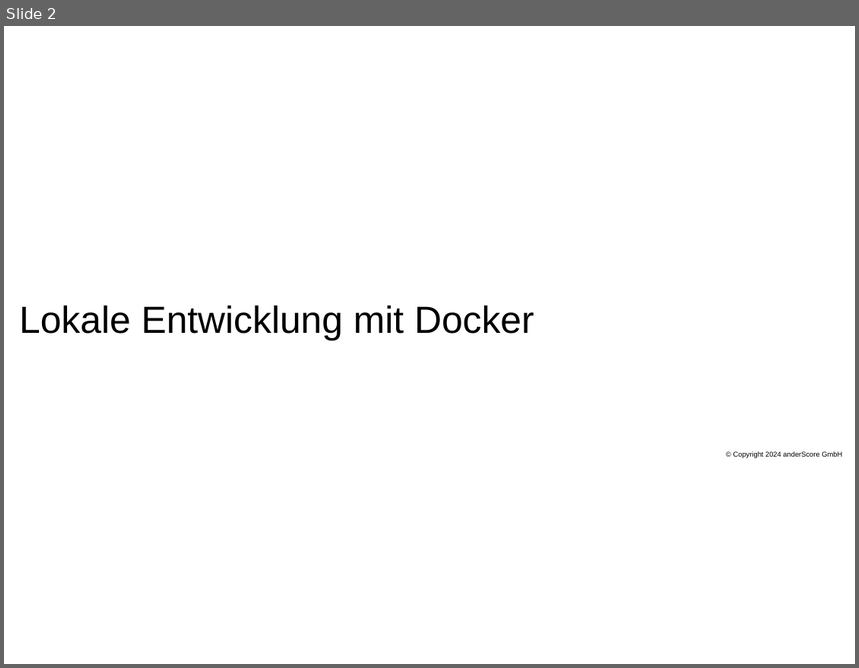
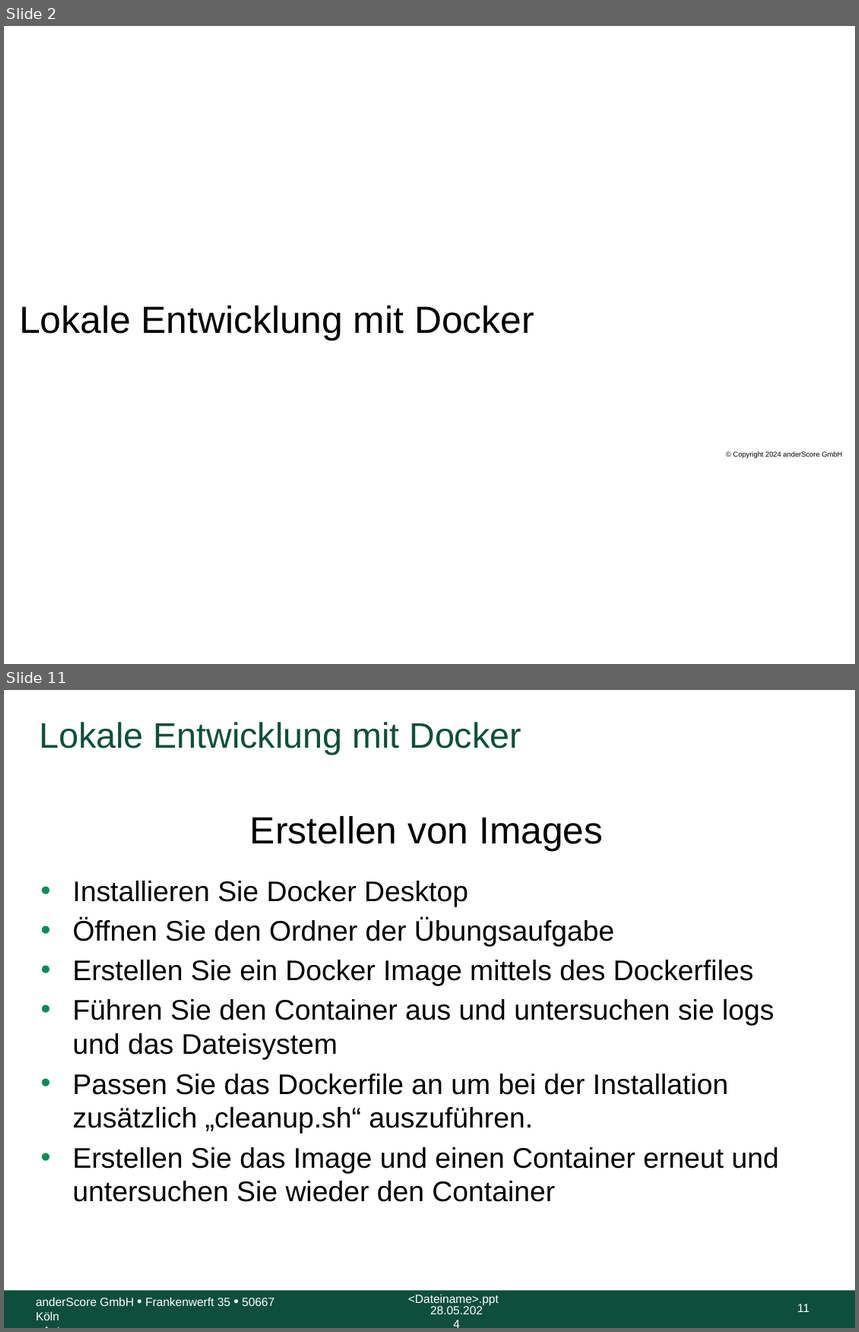
Before and after one commit to anderscore-gmbh/gitlab, a slide deck: slides/Tag-3_1-Docker.pptx. Shown one above the other, each under a label of ours: slide 2 before the commit, slides 2 and 11 after it; the slides between them are not shown. The pictures are 859x668 and 859x1332 pixels, drawn with LibreOffice and Linux fonts; fonts in the diff are those of the drawing; background and template pictures are left out. Boxes give left, top, right and bottom in pixels: in the first picture for what was removed or moved away, otherwise in the second. Text is boxed around its words. In the diff, an @@ line names an element or a change of style, - is before the commit and + after.

```diff
--- a/slides/Tag-3_1-Docker.pptx
+++ b/slides/Tag-3_1-Docker.pptx
@@ slide 11 added at [4,690,855,1328], background #FFFFFF @@
@@ title added at [39,722,522,755], 30 pt, text #0D4F3C @@
+Lokale Entwicklung mit Docker
@@ text added at [250,816,603,851], 32 pt, text #000000 @@
+Erstellen von Images
@@ text added at [72,881,779,1202], 24 pt, text #000000 @@
+• Installieren Sie Docker Desktop
+• Öffnen Sie den Ordner der Übungsaufgabe
+• Erstellen Sie ein Docker Image mittels des Dockerfiles
+• Führen Sie den Container aus und untersuchen sie logs und das Dateisystem
+• Passen Sie das Dockerfile an um bei der Installation zusätzlich „cleanup.sh“ auszuführen.
+• Erstellen Sie das Image und einen Container erneut und untersuchen Sie wieder den Container
@@ rectangle added at [4,1291,855,1328], fill #0D4F3C @@
@@ text added at [36,1297,275,1321], 10 pt, text #FFFFFF @@
+anderScore GmbH • Frankenwerft 35 • 50667 Köln
+<Autor>
@@ text added at [408,1294,499,1306], 10 pt, text #FFFFFF @@
+<Dateiname>.ppt
@@ page number added at [797,1304,810,1312], 10 pt, text #FFFFFF @@
+11
@@ text added at [430,1306,483,1315], 10 pt, text #FFFFFF @@
+28.05.2024
```
Also in this commit, not shown: 9 slides changed, 3 other slides added, 7 other files.
